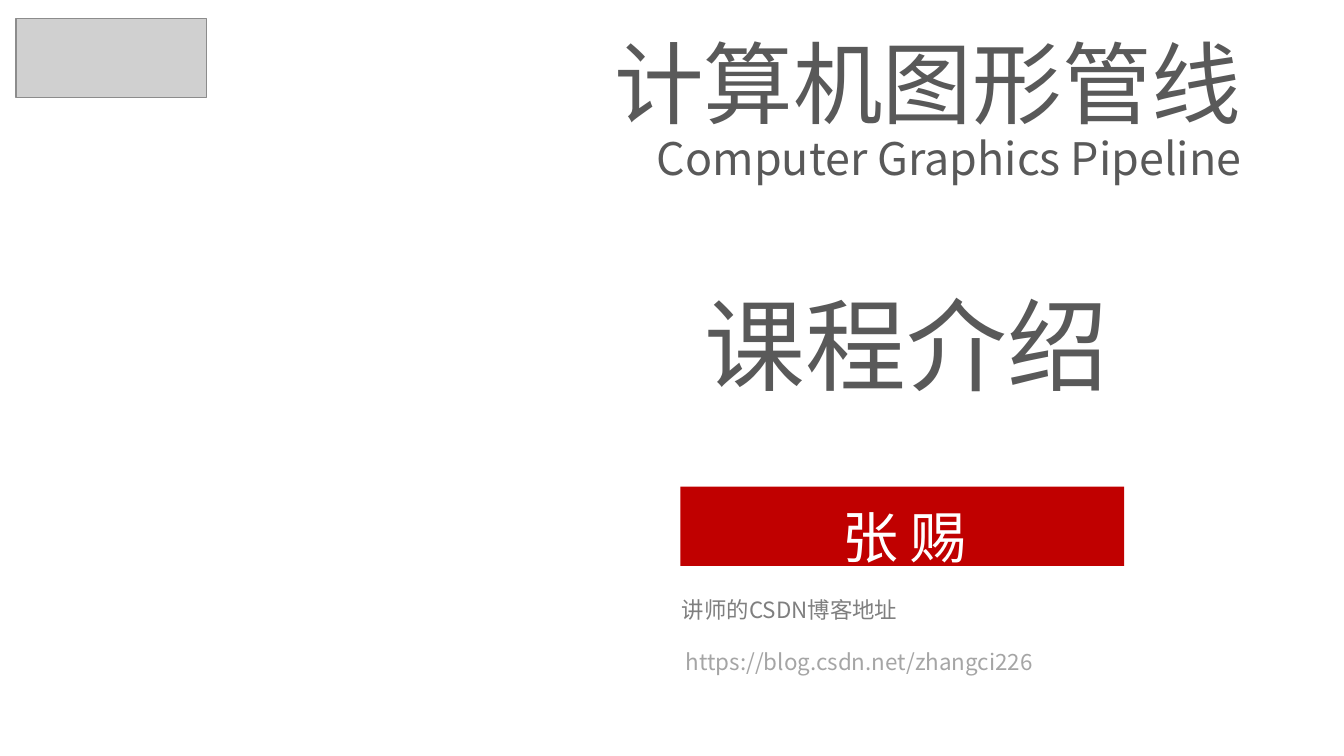
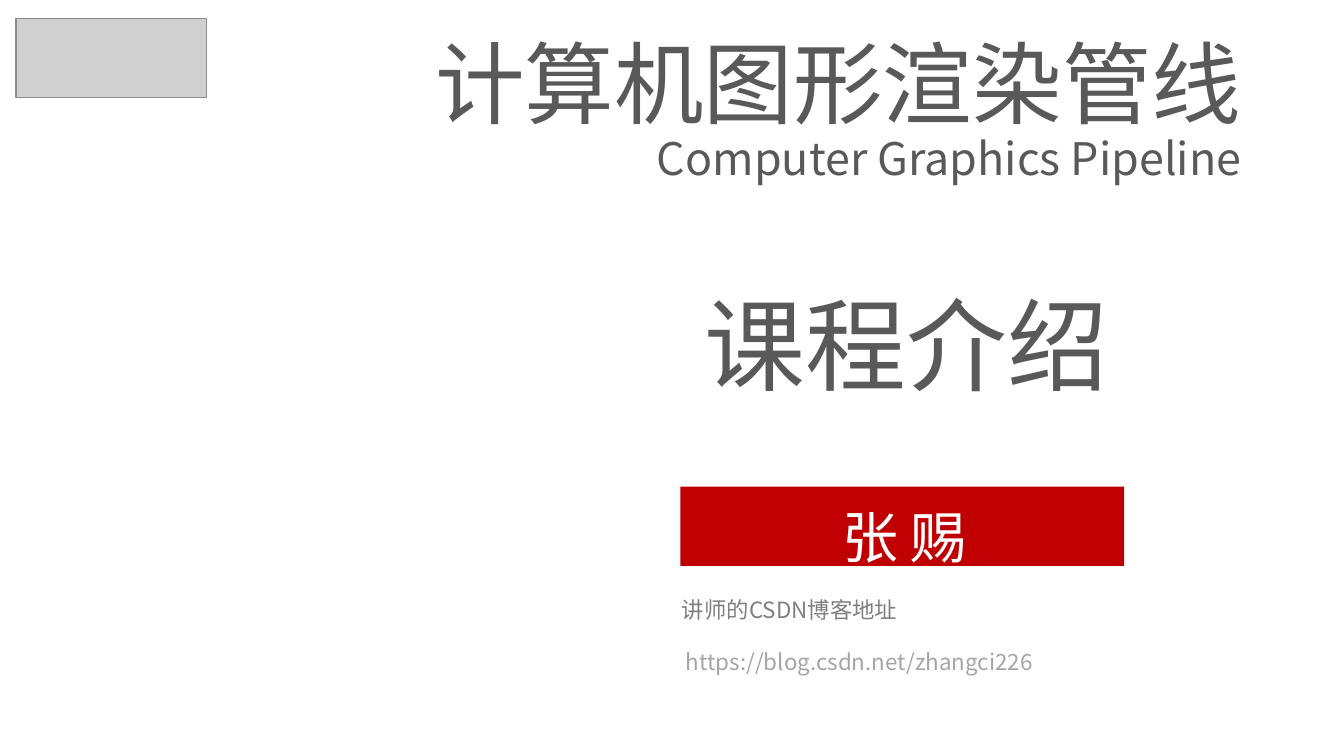
Before and after one commit to EDUCourseSeries/GraphicsPipeline, a slide deck: slide 1 of PPT/Graphics Pipeline01-课程介绍.pptx. Drawn at 1344x756 pixels with LibreOffice and Linux fonts; fonts in the diff are those of the drawing; grey boxes stand for pictures; background and template pictures are left out. Boxes give left, top, right and bottom in pixels: in the first picture for what was removed or moved away, otherwise in the second. Text is boxed around its words. In the diff, an @@ line names an element or a change of style, - is before the commit and + after.

```diff
--- a/PPT/Graphics Pipeline01-课程介绍.pptx
+++ b/PPT/Graphics Pipeline01-课程介绍.pptx
@@ text at box(435, 41, 1241, 140): text changed @@
-计算机图形管线
+计算机图形渲染管线
```
Also in this commit, not shown: 4 other slides changed, 3 slides added, 15 other files.
